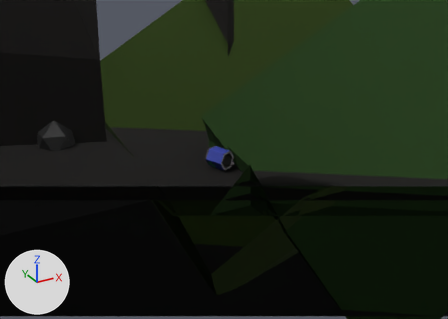
The Blender file Visual Project FIles/ROOMS/smfm room 13 redo.blend: old version first, new version second.
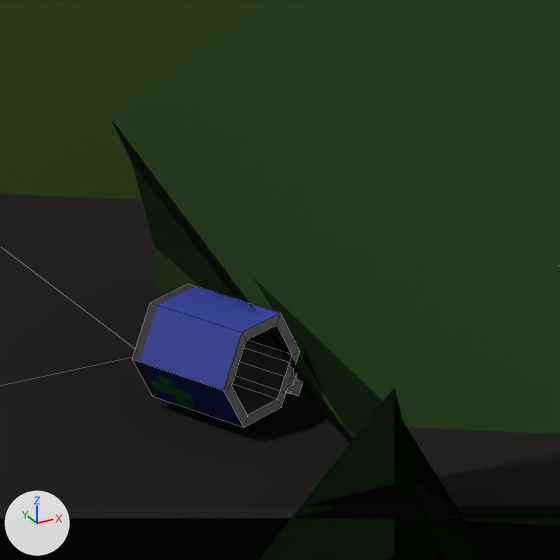
Old and new are each drawn from a camera (50 mm lens) standing at (-1.836, -2.884, 3.054) and looking at (0.029, 0.506, 1.359) and again close up on the part from 41% to 62% of the width and 30% to 61% of the height. The axes (+X, +Y, +Z) are drawn at lower left. The lights are the same throughout. The close-ups show mesh edges as thin lines. Everything nearer to the camera than a plane just in front of the edit is cut away.

Objects in the first close-up: 'Cube.005', 'Cube.007', 'Cube.011', 'Dirt', 'Grass', 'mug.001'.
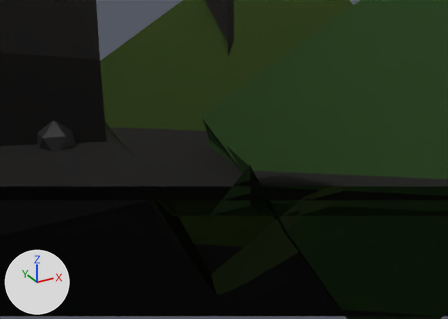
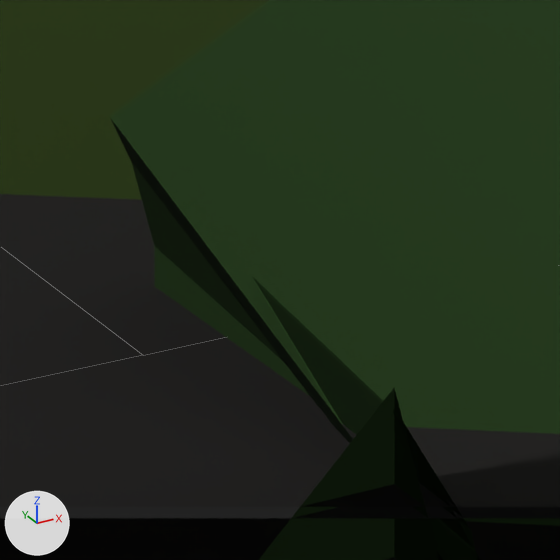
What the commit changed:
Object 'mug.001' (ob_mug_001) is now hidden.

Changed parts and their boxes (x1, y1, x2, y2) in the close-ups (560 x 560 px):
'mug.001', hidden
    before: (132, 284, 302, 427)
